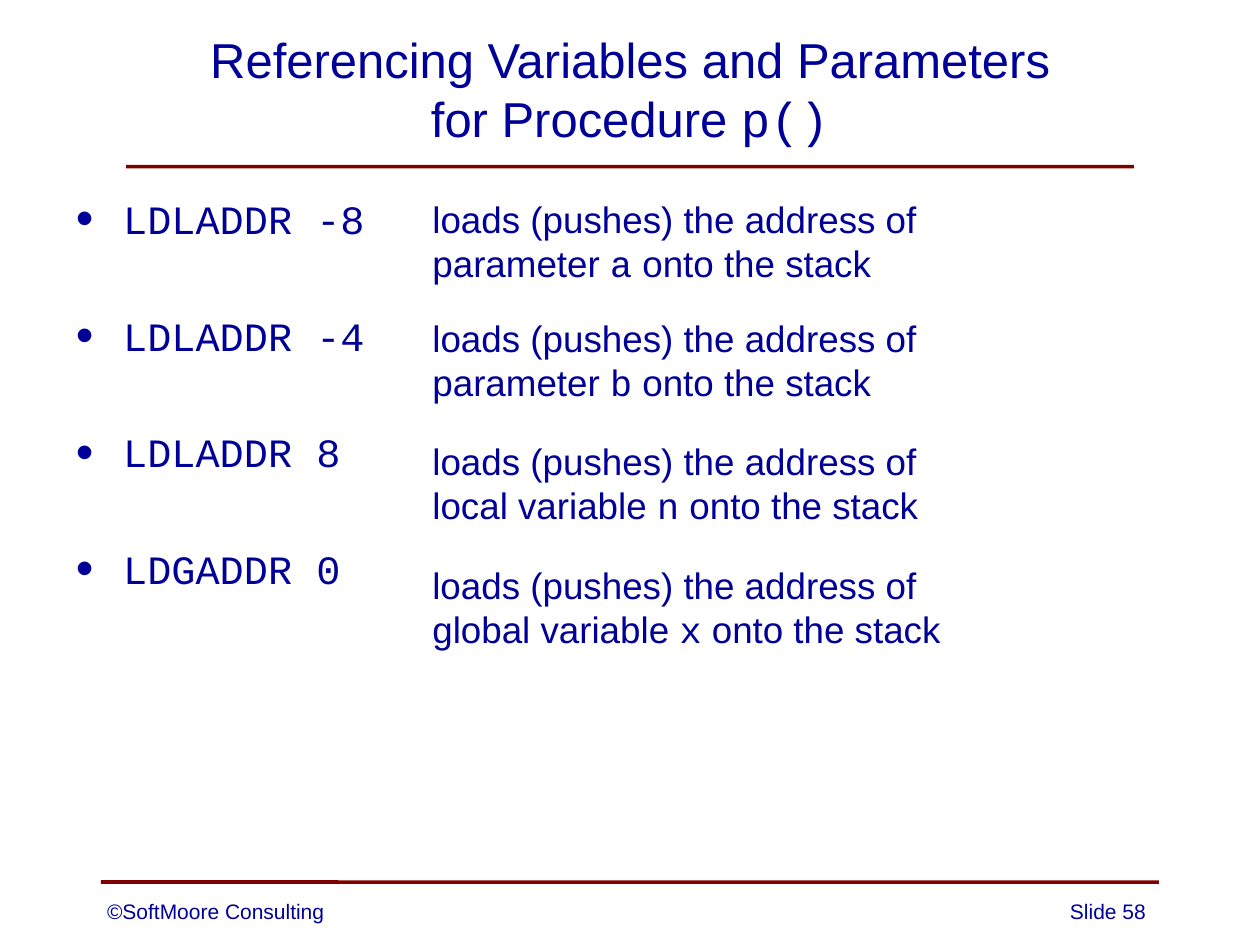
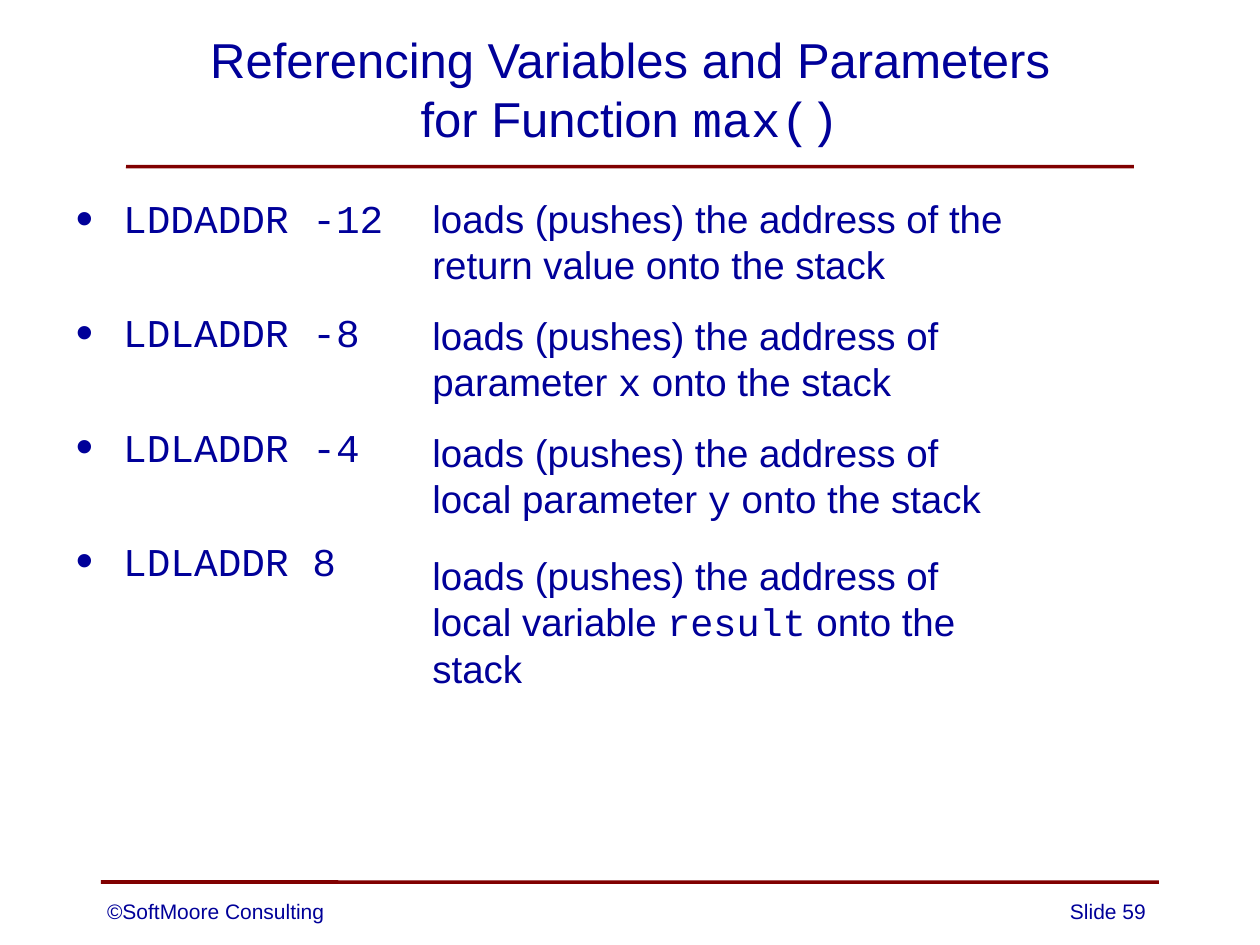
Before and after one commit to SoftMoore/CPRL-Java-3rd, a slide deck: slide 59 of PowerPoints/13 - Subprograms.pptx (slide 58 before the commit). Drawn at 1260x945 pixels with LibreOffice and Linux fonts; fonts in the diff are those of the drawing. Boxes give left, top, right and bottom in pixels: in the first picture for what was removed or moved away, otherwise in the second. Text is boxed around its words. In the diff, an @@ line names an element or a change of style, - is before the commit and + after.

Commit message:
added new slide on the relative address of a function

```diff
--- a/PowerPoints/13 - Subprograms.pptx
+++ b/PowerPoints/13 - Subprograms.pptx
@@ title at (x1=210, y1=42, x2=1050, y2=148): text changed @@
-Referencing Variables and Parameters
-for Procedure p()
+Referencing Variables and Parameters
+for Function max()
@@ text at (x1=123, y1=206, x2=383, y2=233): paragraph added @@
+• LDDADDR -12
@@ text at (x1=432, y1=205, x2=1002, y2=280): text changed; size 21 to 22 pt @@
-loads (pushes) the address of
-parameter a onto the stack
+loads (pushes) the address of the
+return value onto the stack
@@ text at (x1=123, y1=320, x2=359, y2=577): size 23 to 22.5 pt in "LDLADDR -8", "LDLADDR -4", "LDLADDR 8" @@
@@ text at (x1=432, y1=322, x2=938, y2=358): size 21 to 22 pt in "loads (pushes) the address of" @@
@@ text at (x1=432, y1=368, x2=891, y2=404): text changed; size 21 to 22 pt @@
-parameter b onto the stack
+parameter x onto the stack
@@ text "loads (pushes) the address of" moved from (x1=432, y1=448, x2=918, y2=520) to (x1=432, y1=439, x2=981, y2=521) @@
@@ text at (x1=432, y1=439, x2=938, y2=474): size 21 to 22 pt in "loads (pushes) the address of" @@
@@ text at (x1=432, y1=485, x2=981, y2=521): text changed; size 21 to 22 pt @@
-local variable n onto the stack
+local parameter y onto the stack
@@ text at (x1=123, y1=557, x2=340, y2=585): paragraph removed @@
-• LDGADDR 0
@@ text "loads (pushes) the address of" moved from (x1=432, y1=572, x2=941, y2=650) to (x1=432, y1=562, x2=955, y2=637) @@
@@ text at (x1=432, y1=562, x2=938, y2=598): size 21 to 22 pt in "loads (pushes) the address of" @@
@@ text at (x1=432, y1=608, x2=955, y2=637): text changed; size 21 to 22 pt @@
-global variable x onto the stack
+local variable result onto the stack
@@ page number at (x1=1070, y1=903, x2=1145, y2=920): text changed @@
-Slide 58
+Slide 59
```
Also in this commit, not shown: 8 other slides changed, 1 slide added.
